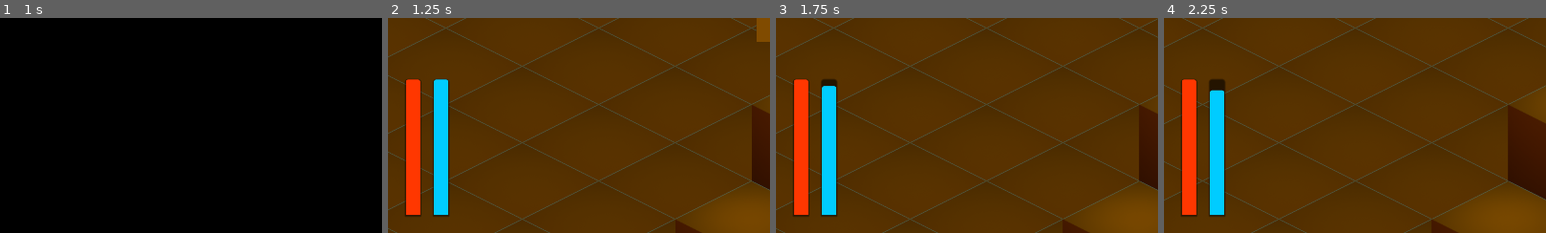
Above: before the commit, frames 1-4 (left to right).
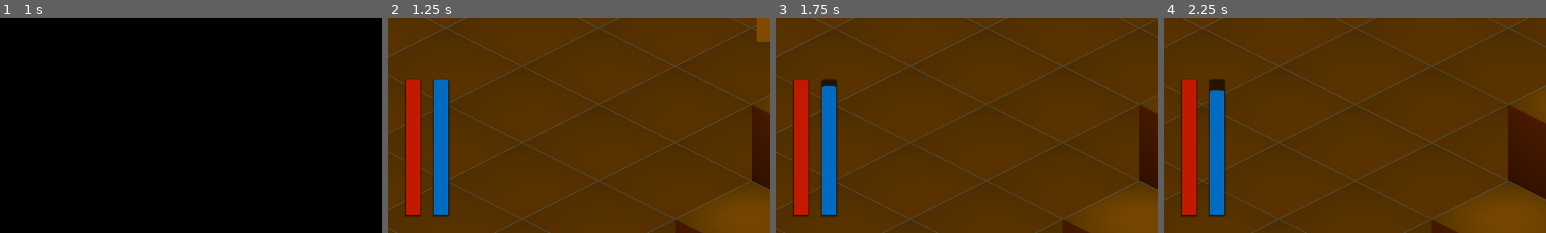
Above: after the commit, the same moments.

Repository: lorentzo/jagoda-jam
Game: Godot game, scene res://Scenes/MainMenu.tscn
Same seed, same stepped clock (60 frames per second), same inputs: the game is played once before the commit and once after it.
Inputs:
- Up to frame 1 (1 s): click "Play" at 0.5 s
- Up to frame 2 (1.25 s): no input
- Up to frame 3 (1.75 s): hold Right (walk-right) from 1.28 s (still down); hold Space (use-item) from 1.28 s (still down)
- Up to frame 4 (2.25 s): release Right (walk-right) at 2.03 s; release Space (use-item) at 2.03 s; hold Down (walk-down) from 2.03 s (still down); tap Space (use-item) at 2.1 s
The pictures show only the part of the screen within x 0-50%, y 50-100%; the shares and areas given below are measured in that part.

Frame 1 is identical in both runs. In frame 2, 4.7% of the frame differs, in the area x 4-16%, y 28-92%; in frame 3, 4.6%; in frame 4, 4.5%.

Commit message:
Tweak colors

Diff:
--- a/jagoda/Scenes/Game.gd
+++ b/jagoda/Scenes/Game.gd
@@ -1,8 +1,8 @@
 extends Node2D
 
 const MAIN_MENU_SCENE = "res://Scenes/MainMenu.tscn"
-const DAY_LENGTH_MINUTES: int = 7
-const DAY_LENGTH_SECONDS: int = DAY_LENGTH_MINUTES * 60
+const DAY_LENGTH_MINUTES: float = 7
+const DAY_LENGTH_SECONDS: float = DAY_LENGTH_MINUTES * 60
 const MIN_LUMINANCE: float = 0.5
 const MAX_LUMINANCE: float = 1.0
 const LUMINANCE_RANGE: float = MAX_LUMINANCE - MIN_LUMINANCE
--- a/jagoda/Scenes/Game.tscn
+++ b/jagoda/Scenes/Game.tscn
@@ -17,12 +17,12 @@
 shadow_offset = Vector2(0, 1)
 
 [sub_resource type="StyleBoxFlat" id="StyleBoxFlat_o2npm"]
-bg_color = Color(1, 0.215686, 0, 1)
+bg_color = Color(0.760784, 0.101961, 0, 1)
 corner_radius_top_left = 4
 corner_radius_top_right = 4
 
 [sub_resource type="StyleBoxFlat" id="StyleBoxFlat_ewus7"]
-bg_color = Color(0, 0.8, 1, 1)
+bg_color = Color(0, 0.419608, 0.756863, 1)
 corner_radius_top_left = 4
 corner_radius_top_right = 4
 
--- a/jagoda/Scenes/Plant.tscn
+++ b/jagoda/Scenes/Plant.tscn
@@ -11,7 +11,7 @@
 corner_radius_bottom_left = 4
 
 [sub_resource type="StyleBoxFlat" id="StyleBoxFlat_4i41y"]
-bg_color = Color(0, 0.8, 1, 1)
+bg_color = Color(0.0117647, 0.611765, 0, 1)
 corner_radius_top_left = 4
 corner_radius_top_right = 4
 corner_radius_bottom_right = 4
